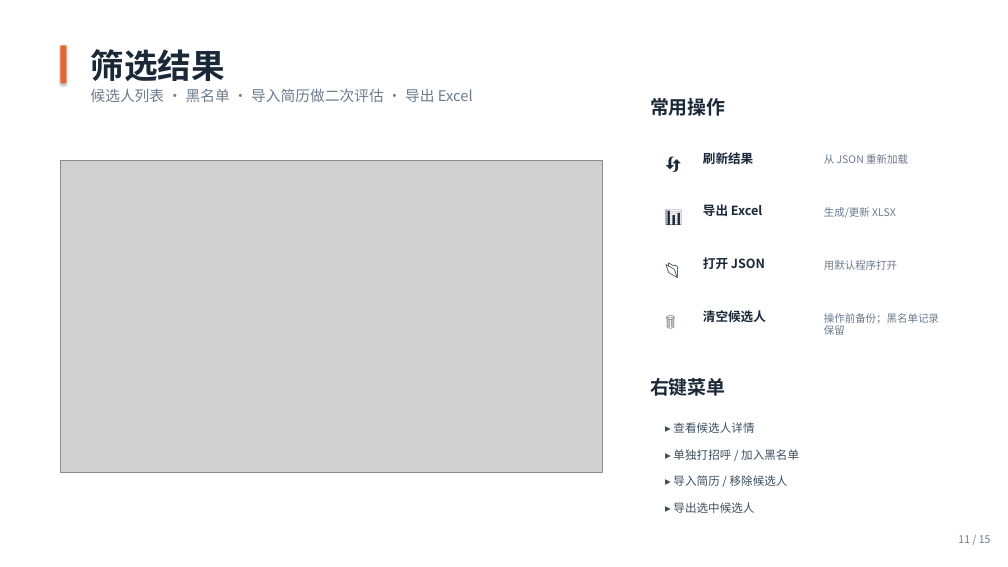
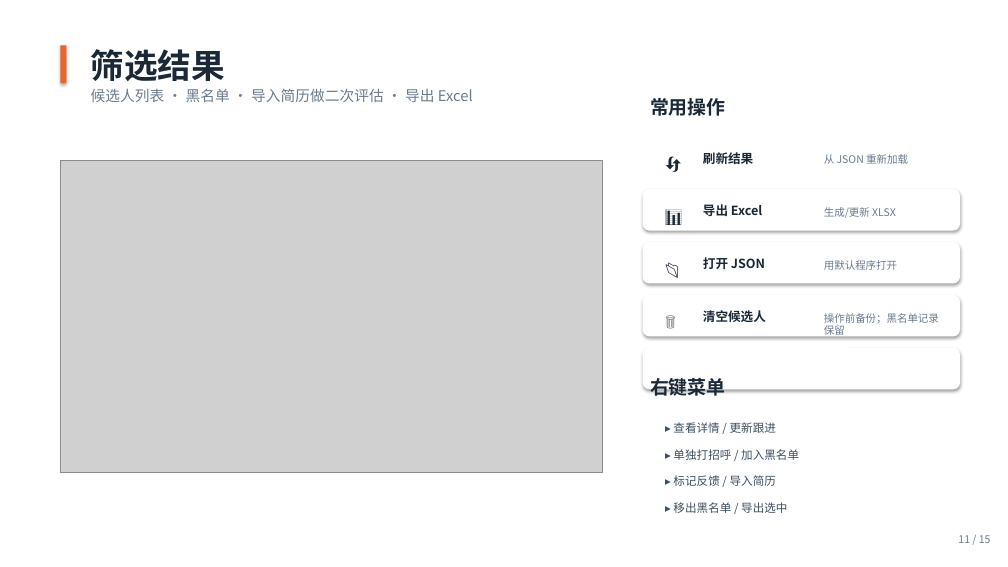
Before and after one commit to chenjinbo1991/boss-resume-filter, a slide deck: slide 11 of docs/BOSS招聘系统操作指南.pptx. Drawn at 1008x567 pixels with LibreOffice and Linux fonts; fonts in the diff are those of the drawing; grey boxes stand for pictures. Boxes give left, top, right and bottom in pixels: in the first picture for what was removed or moved away, otherwise in the second. Text is boxed around its words. In the diff, an @@ line names an element or a change of style, - is before the commit and + after.

```diff
--- a/docs/BOSS招聘系统操作指南.pptx
+++ b/docs/BOSS招聘系统操作指南.pptx
@@ shadow on in 4 elements at (x1=643, y1=189, x2=960, y2=231), (x1=643, y1=242, x2=960, y2=284), (x1=643, y1=295, x2=960, y2=337), (x1=643, y1=348, x2=960, y2=389) @@
@@ text at (x1=673, y1=422, x2=776, y2=433): text changed @@
-▸ 查看候选人详情
+▸ 查看详情 / 更新跟进
@@ text at (x1=673, y1=475, x2=776, y2=486): text changed @@
-▸ 导入简历 / 移除候选人
+▸ 标记反馈 / 导入简历
@@ text at (x1=673, y1=502, x2=787, y2=513): text changed @@
-▸ 导出选中候选人
+▸ 移出黑名单 / 导出选中
```
Also in this commit, not shown: 13 other slides changed, 16 other files.
